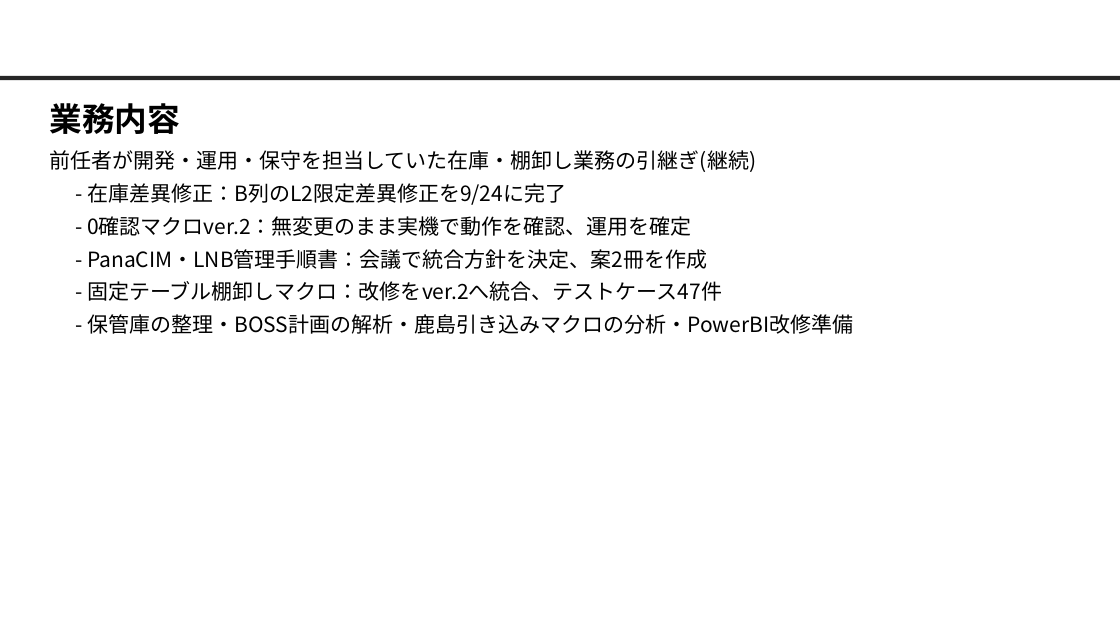
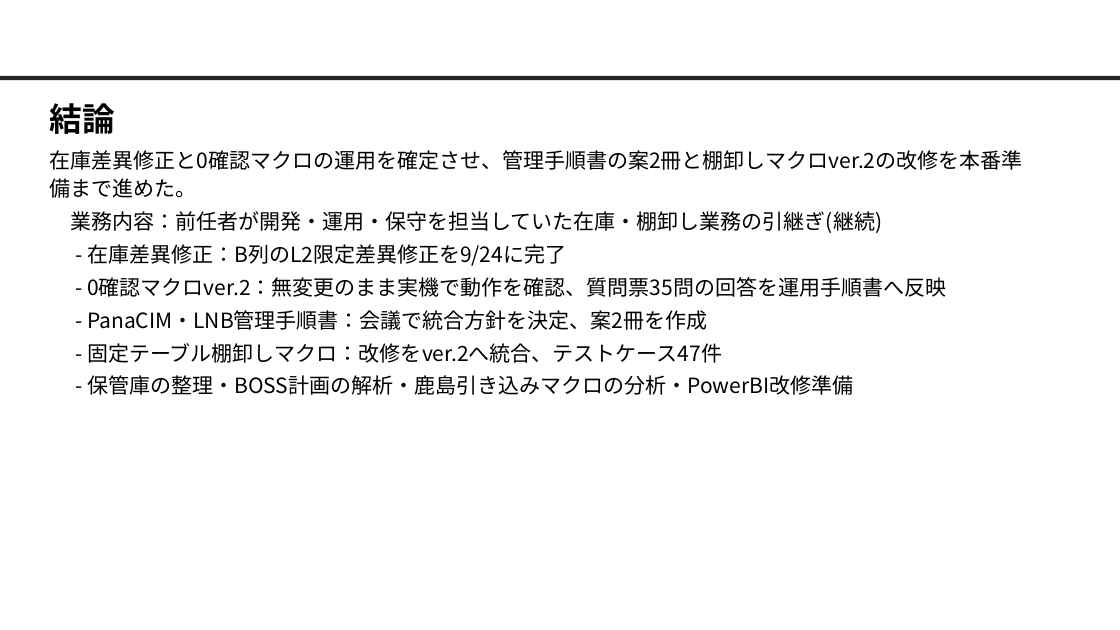
Before and after one commit to nk-shino/work_vault, a slide deck: slide 2 of workvault-sync/10_業務全般/業務報告/10月業務報告(篠原).pptx. Drawn at 1120x630 pixels with LibreOffice and Linux fonts; fonts in the diff are those of the drawing; background and template pictures are left out. Boxes give left, top, right and bottom in pixels: in the first picture for what was removed or moved away, otherwise in the second. Text is boxed around its words. In the diff, an @@ line names an element or a change of style, - is before the commit and + after.

```diff
--- a/workvault-sync/10_業務全般/業務報告/10月業務報告(篠原).pptx
+++ b/workvault-sync/10_業務全般/業務報告/10月業務報告(篠原).pptx
@@ text at (50, 103, 115, 134): text changed @@
-業務内容
+結論
@@ text at (50, 150, 1023, 233): text changed @@
-前任者が開発・運用・保守を担当していた在庫・棚卸し業務の引継ぎ(継続)
+在庫差異修正と0確認マクロの運用を確定させ、管理手順書の案2冊と棚卸しマクロver.2の改修を本番準備まで進めた。
+業務内容：前任者が開発・運用・保守を担当していた在庫・棚卸し業務の引継ぎ(継続)
@@ text at (87, 277, 946, 297): text changed @@
-- 0確認マクロver.2：無変更のまま実機で動作を確認、運用を確定
+- 0確認マクロver.2：無変更のまま実機で動作を確認、質問票35問の回答を運用手順書へ反映
```
Also in this commit, not shown: 4 other slides changed, 34 other files.
